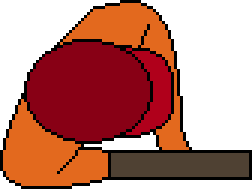
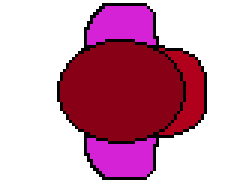
Layers edited between the first and the second 252x189 image:
added layer "Enemy" above "Player4" over (57, 3, 207, 180)
hid "Player4" over (0, 0, 252, 189)
hid "Player3" over (0, 0, 252, 189)
hid "Player2" over (0, 0, 252, 189)
hid "Player1" over (0, 0, 252, 189)
